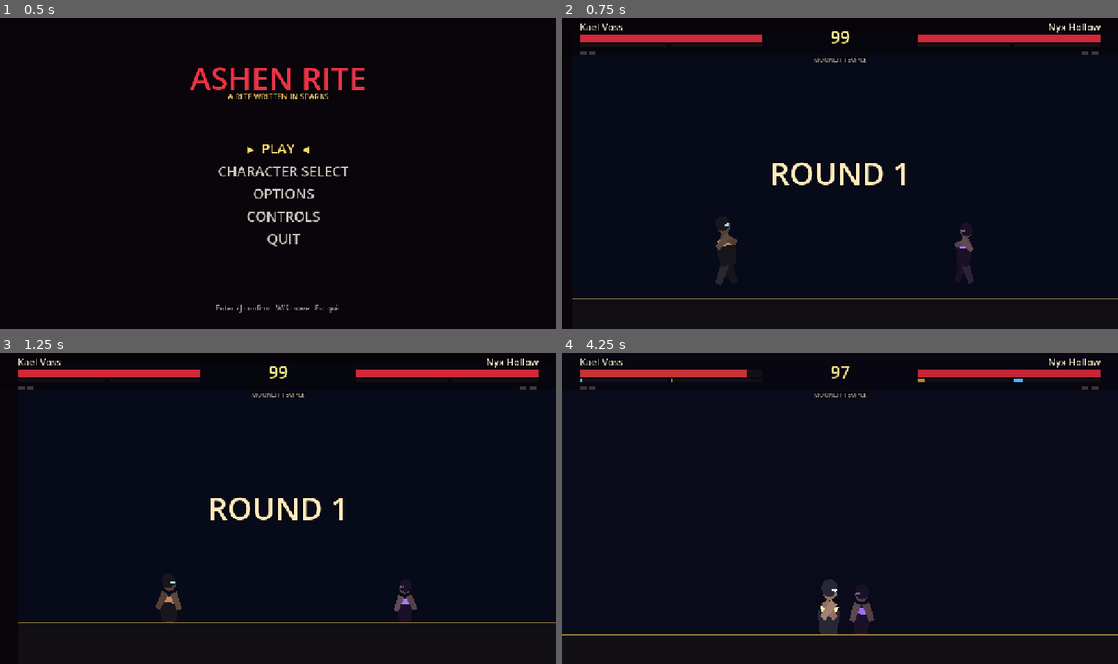
Above: before the commit, frames 1-4 (two rows, left to right).
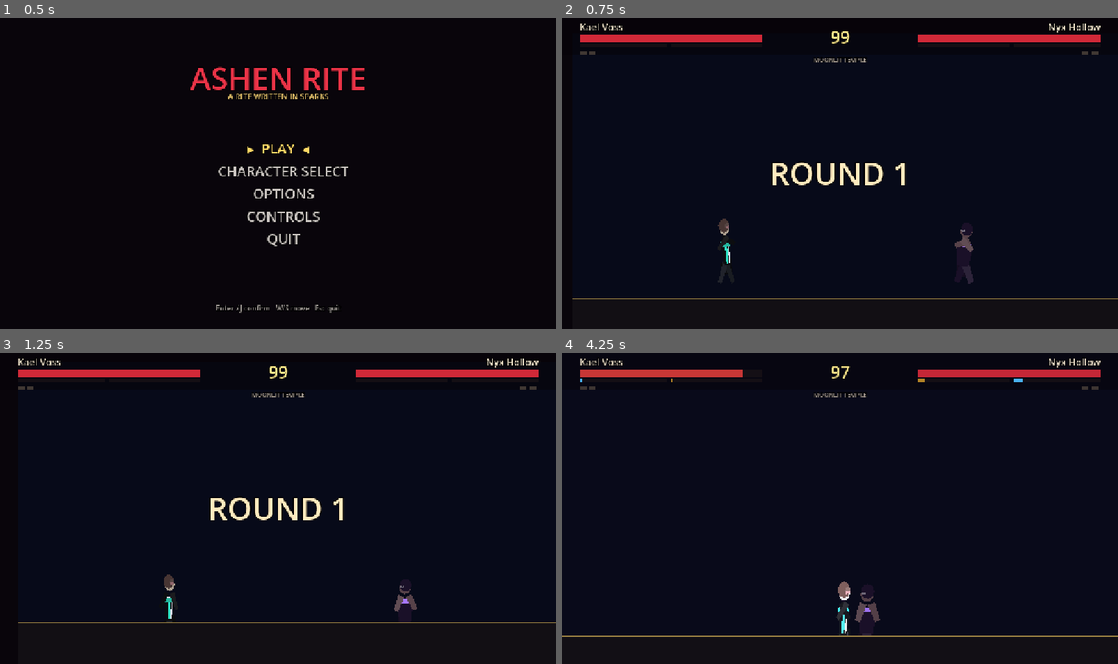
Above: after the commit, the same moments.

Repository: SirGiorgis/games
Game: Godot game, scene res://scenes/bootstrap.tscn
The game is run twice, just before and just after one commit, with the same random seed, the same clock (stepped at 60 frames per second) and the same inputs.
Inputs (mouse positions are in pixels of both pictures, inside the frame that each line leads up to):
- Up to frame 1 (0.5 s): no input
- Up to frame 2 (0.75 s): tap Enter (menu_confirm) at 0.5 s; move the mouse to (962, 157) at 0.52 s; hold D (menu_right) from 0.53 s (still down); tap U (p1_block) at 0.6 s; click (962, 157) at 0.67 s
- Up to frame 3 (1.25 s): keep holding D (menu_right); tap Space at 0.77 s
- Up to frame 4 (4.25 s): move the mouse to (728, 524) at 1.27 s; tap I (p1_grab) at 1.35 s; tap Space at 1.52, 3.02, 3.77 s; move the mouse to (895, 440) at 2.02 s; release D (menu_right) at 2.03 s; hold A (menu_left) 2.03-2.78 s; tap K (p1_heavy) at 2.1 s; move the mouse to (812, 570) at 2.77 s; hold D (menu_right) from 2.78 s (still down); tap J (p1_light) at 2.85 s; click (812, 570) at 2.92 s; move the mouse to (1006, 555) at 3.52 s; tap L (p1_special) at 3.6 s

Frame 1 is identical in both runs. In frame 2, 0.3% of the frame differs, in the area x 27-74%, y 64-86%; in frame 3, 0.3%; in frame 4, 1.9%, in the area x 0-100%, y 5-92%.

Commit message:
Make Kael Voss the skinny lead in a racing jacket with an overtake special.
Uses the supplied photo for skin and hair only, keeps an original black-and-teal
paddock jacket (no team logos or real-driver likeness), and first-slot roster order.

Co-authored-by: SirGiorgis <SirGiorgis@users.noreply.github.com>

Diff:
--- a/ashen-rite/data/characters/asha_wren.json
+++ b/ashen-rite/data/characters/asha_wren.json
@@ -2,6 +2,7 @@
   "id": "asha_wren",
   "name": "Asha Wren",
   "title": "Glacier Vow",
+  "roster_order": 5,
   "description": "A composed ice duelist. She waits, then ends rounds with frozen counter-fire.",
   "source_description": "Female fighter, compact, ivory hair, teal robes, patient personality, ice-based powers.",
   "personality": "stoic",
--- a/ashen-rite/data/characters/custom.json
+++ b/ashen-rite/data/characters/custom.json
@@ -2,6 +2,7 @@
   "id": "custom",
   "name": "Custom Rite",
   "title": "Player-Forged",
+  "roster_order": 90,
   "description": "Generated from your written description and optional reference photo.",
   "source_description": "Male fighter, tall, athletic build, black hair, black jacket, aggressive personality, lightning-based powers.",
   "personality": "aggressive",
--- a/ashen-rite/data/characters/kael_voss.json
+++ b/ashen-rite/data/characters/kael_voss.json
@@ -1,31 +1,34 @@
 {
   "id": "kael_voss",
   "name": "Kael Voss",
-  "title": "Stormclad",
-  "description": "A tall athletic striker in a black jacket who fights like a thunderclap. Lightning answers his fists.",
-  "source_description": "Male fighter, tall, athletic build, black hair, black jacket, aggressive personality, lightning-based powers.",
+  "title": "Grid Ghost",
+  "description": "A skinny paddock striker in a black-and-teal racing jacket. He fights like a late-braking overtake: wait, then vanish down the inside.",
+  "source_description": "Male fighter, skinny lean build, curly brown hair, black teal white racing jacket, aggressive personality, formula racing speed powers.",
   "personality": "aggressive",
   "ai_profile": "rushdown",
   "gender": "male",
-  "build": "athletic",
-  "height_scale": 1.08,
-  "width_scale": 0.96,
-  "health": 1000,
-  "speed": 280,
-  "jump": 575,
-  "attack": 1.08,
-  "defense": 0.95,
-  "skin": "#c48a62",
-  "hair": "#111111",
-  "outfit": "#16161a",
-  "trim": "#c9a227",
-  "accent": "#66d4ff",
-  "eyes": "#b8f0ff",
-  "special_id": "bolt",
-  "special_name": "Rift Bolt",
-  "special_desc": "Hurls a chain of lightning that pops the opponent airborne.",
+  "build": "lean",
+  "style": "racing",
+  "keep_outfit": true,
+  "roster_order": 0,
+  "height_scale": 1.04,
+  "width_scale": 0.78,
+  "health": 880,
+  "speed": 340,
+  "jump": 610,
+  "attack": 0.98,
+  "defense": 0.82,
+  "skin": "#c9a07a",
+  "hair": "#3a2a22",
+  "outfit": "#0c0d10",
+  "trim": "#d8dee8",
+  "accent": "#2ee6c8",
+  "eyes": "#4a3828",
+  "special_id": "dash",
+  "special_name": "Slipstream Cut",
+  "special_desc": "Drops into an invisible tow and flashes through the opponent like a last-lap overtake.",
   "ultimate_id": "storm",
-  "ultimate_name": "Tempest Breaker",
-  "ultimate_desc": "Calls a column of stormfire down the lane.",
+  "ultimate_name": "Lights Out",
+  "ultimate_desc": "Five red lights... then a full-lane launch that hits like a start-grid explosion.",
   "reference_image": "res://data/characters/refs/kael.png"
 }
--- a/ashen-rite/data/characters/mira_solen.json
+++ b/ashen-rite/data/characters/mira_solen.json
@@ -2,6 +2,7 @@
   "id": "mira_solen",
   "name": "Mira Solen",
   "title": "Cinder Dancer",
+  "roster_order": 2,
   "description": "A whirling offensive artist. Her kicks leave ember trails and her special is a crescent of fire.",
   "source_description": "Female fighter, athletic, crimson hair, red dancer wraps, fierce personality, fire-based powers.",
   "personality": "aggressive",
--- a/ashen-rite/data/characters/nyx_hollow.json
+++ b/ashen-rite/data/characters/nyx_hollow.json
@@ -2,6 +2,7 @@
   "id": "nyx_hollow",
   "name": "Nyx Hollow",
   "title": "Night Edge",
+  "roster_order": 4,
   "description": "A void-step assassin. She vanishes through her own silhouette and reappears with a blade of dusk.",
   "source_description": "Female fighter, lean, black hair, violet cloak, cunning personality, shadow-based powers.",
   "personality": "cunning",
--- a/ashen-rite/data/characters/rook_ironveil.json
+++ b/ashen-rite/data/characters/rook_ironveil.json
@@ -2,6 +2,7 @@
   "id": "rook_ironveil",
   "name": "Rook Ironveil",
   "title": "Iron Vow",
+  "roster_order": 3,
   "description": "A living fortification. Slow steps, brutal armor, and a ground slam that cracks the rite circle.",
   "source_description": "Male fighter, tall, heavy muscular build, brown hair, gold-trim armor, stoic personality, earth-based powers.",
   "personality": "stoic",
--- a/ashen-rite/scripts/combat/fighter_visual.gd
+++ b/ashen-rite/scripts/combat/fighter_visual.gd
@@ -34,30 +34,47 @@
 	_hip.position = Vector2(0, -12)
 	add_child(_hip)
 
-	_cloak = _limb(Vector2(18, 10), Vector2(34, 70), def.outfit.darkened(0.25), -0.4)
+	var racing: bool = def.style == "racing"
+	_cloak = _limb(Vector2(18, 10), Vector2(28 if racing else 34, 70), def.outfit.darkened(0.18), -0.25 if racing else -0.4)
 	_hip.add_child(_cloak)
-	_leg_l = _limb(Vector2(11, 12), Vector2(52, 16), def.outfit, 0.18)
-	_leg_r = _limb(Vector2(11, 12), Vector2(52, 16), def.outfit.lightened(0.08), -0.18)
+	_leg_l = _limb(Vector2(8 if racing else 11, 12), Vector2(52, 16), Color(0.1, 0.11, 0.13) if racing else def.outfit, 0.18)
+	_leg_r = _limb(Vector2(8 if racing else 11, 12), Vector2(52, 16), Color(0.13, 0.14, 0.17) if racing else def.outfit.lightened(0.08), -0.18)
 	_hip.add_child(_leg_l)
 	_hip.add_child(_leg_r)
-	_torso = _limb(Vector2(26 * def.width_scale, 18), Vector2(48, 22), def.outfit, 0.0)
+	_torso = _limb(Vector2((18 if racing else 26) * def.width_scale, 18), Vector2(48, 22), def.outfit, 0.0)
 	_torso.position = Vector2(0, -40)
 	_hip.add_child(_torso)
-	var trim := _limb(Vector2(22 * def.width_scale, 8), Vector2(14, 10), def.trim, 0.0)
+	var trim := _limb(Vector2((16 if racing else 22) * def.width_scale, 8), Vector2(10, 10), def.trim, 0.0)
 	trim.position = Vector2(0, -8)
 	_torso.add_child(trim)
-	_arm_l = _limb(Vector2(9, 9), Vector2(40, 12), def.skin, 0.5)
-	_arm_r = _limb(Vector2(9, 9), Vector2(40, 12), def.skin.lightened(0.05), -0.35)
-	_arm_l.position = Vector2(-10, -16)
-	_arm_r.position = Vector2(10, -16)
+	if racing:
+		var stripe := _poly([Vector2(-4, -6), Vector2(4, -6), Vector2(3, 44), Vector2(-3, 44)], def.accent)
+		_torso.add_child(stripe)
+		var stripe2 := _poly([Vector2(6, -4), Vector2(10, -4), Vector2(9, 44), Vector2(5, 44)], def.trim)
+		_torso.add_child(stripe2)
+		var collar := _poly([Vector2(-16, -4), Vector2(16, -4), Vector2(12, 8), Vector2(-12, 8)], def.accent.darkened(0.2))
+		collar.position = Vector2(0, -2)
+		_torso.add_child(collar)
+	var sleeve := def.outfit if racing else def.skin
+	_arm_l = _limb(Vector2(7 if racing else 9, 9), Vector2(40, 12), sleeve, 0.5)
+	_arm_r = _limb(Vector2(7 if racing else 9, 9), Vector2(40, 12), sleeve.lightened(0.06), -0.35)
+	_arm_l.position = Vector2(-8 if racing else -10, -16)
+	_arm_r.position = Vector2(8 if racing else 10, -16)
 	_torso.add_child(_arm_l)
 	_torso.add_child(_arm_r)
-	_head = _circ(16, def.skin)
+	_head = _circ(15 if racing else 16, def.skin)
 	_head.position = Vector2(0, -36)
 	_torso.add_child(_head)
-	_hair = _circ(17, def.hair)
-	_hair.position = Vector2(-2, -6)
+	_hair = _circ(16, def.hair)
+	_hair.position = Vector2(-2, -7)
 	_head.add_child(_hair)
+	if racing:
+		var curl_a := _circ(8, def.hair)
+		curl_a.position = Vector2(-10, -4)
+		_head.add_child(curl_a)
+		var curl_b := _circ(7, def.hair.lightened(0.08))
+		curl_b.position = Vector2(8, -6)
+		_head.add_child(curl_b)
 	var eye_l := _circ(3.2, def.eyes)
 	var eye_r := _circ(3.2, def.eyes)
 	eye_l.position = Vector2(5, -2)
--- a/ashen-rite/scripts/data/character_catalog.gd
+++ b/ashen-rite/scripts/data/character_catalog.gd
@@ -20,7 +20,7 @@
 				_load_json("res://data/characters/%s" % fname)
 			fname = dir.get_next()
 		dir.list_dir_end()
-	roster.sort_custom(func(a, b): return a.name < b.name)
+	roster.sort_custom(func(a, b): return a.roster_order < b.roster_order or (a.roster_order == b.roster_order and a.name < b.name))
 	if roster.is_empty():
 		_fallback_roster()
 	_ensure_custom_slot()
@@ -57,8 +57,15 @@
 	if typeof(parsed) != TYPE_DICTIONARY:
 		return
 	var def := CharacterDef.new().from_dict(parsed)
+	var outfit := def.outfit
+	var trim := def.trim
+	var accent := def.accent
 	if not def.reference_image.is_empty():
 		CharacterForge.apply_photo(def, def.reference_image)
+	if def.keep_outfit:
+		def.outfit = outfit
+		def.trim = trim
+		def.accent = accent
 	if def.source_description.is_empty() == false and def.id == "custom":
 		def = CharacterForge.forge(def.source_description, def.reference_image, def.id)
 	_register(def)
@@ -83,7 +90,7 @@
 
 func _fallback_roster() -> void:
 	var specs := [
-		["kael_voss", "Male fighter, tall, athletic build, black hair, black jacket, aggressive personality, lightning-based powers."],
+		["kael_voss", "Male fighter, skinny lean build, curly brown hair, black teal racing jacket, aggressive personality, formula racing speed powers."],
 		["mira_solen", "Female fighter, athletic, crimson hair, red dancer wraps, fierce personality, fire-based powers."],
 		["rook_ironveil", "Male fighter, tall, heavy muscular build, brown hair, gold-trim armor, stoic personality, earth-based powers."],
 		["nyx_hollow", "Female fighter, lean, black hair, violet cloak, cunning personality, shadow-based powers."],
--- a/ashen-rite/scripts/data/character_def.gd
+++ b/ashen-rite/scripts/data/character_def.gd
@@ -30,6 +30,9 @@
 var ultimate_desc: String = "A screen-shaking finishing assault."
 var reference_image: String = ""
 var source_description: String = ""
+var style: String = ""
+var keep_outfit: bool = false
+var roster_order: int = 50
 
 
 func from_dict(d: Dictionary) -> CharacterDef:
@@ -62,6 +65,9 @@
 	ultimate_desc = str(d.get("ultimate_desc", ultimate_desc))
 	reference_image = str(d.get("reference_image", reference_image))
 	source_description = str(d.get("source_description", source_description))
+	style = str(d.get("style", style))
+	keep_outfit = bool(d.get("keep_outfit", keep_outfit))
+	roster_order = int(d.get("roster_order", roster_order))
 	return self
 
 
@@ -102,6 +108,9 @@
 		"ultimate_desc": ultimate_desc,
 		"reference_image": reference_image,
 		"source_description": source_description,
+		"style": style,
+		"keep_outfit": keep_outfit,
+		"roster_order": roster_order,
 	}
 
 
Binary file changed: ashen-rite/data/characters/refs/kael.png
